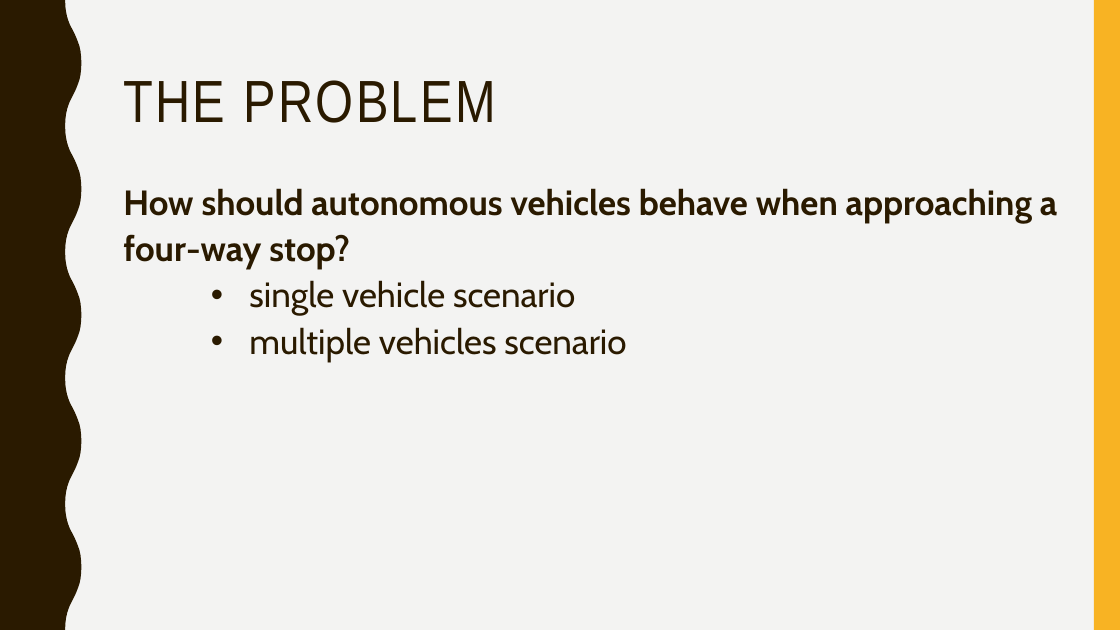
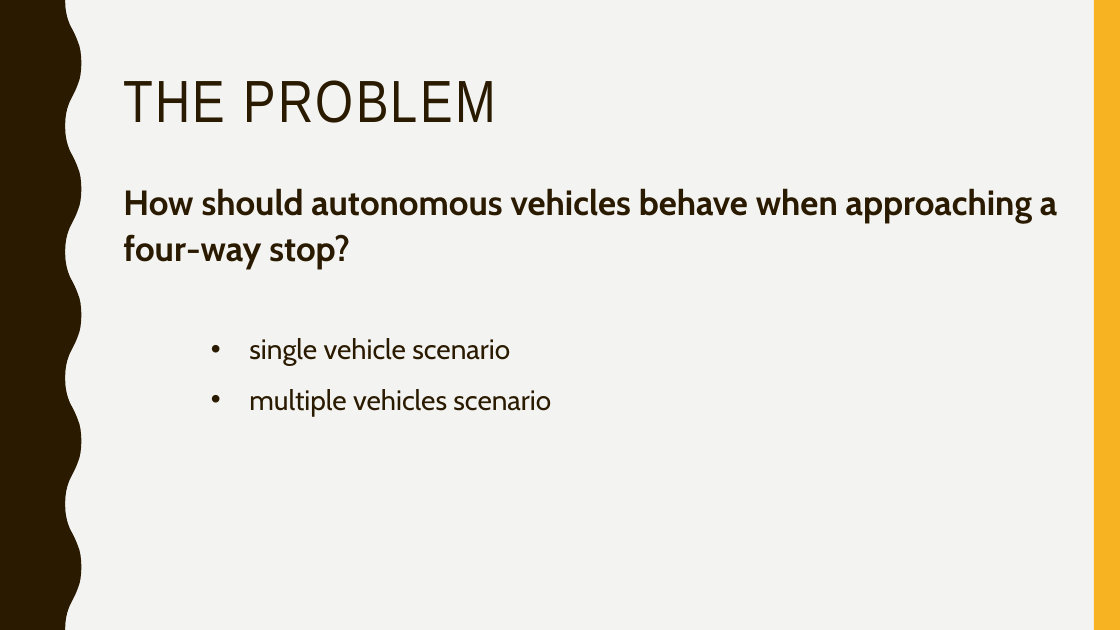
Before and after one commit to jean-lucas/vic, a slide deck: slide 2 of Presentation/Vehicle Intersection Control Presentation.pptx. Drawn at 1120x630 pixels with LibreOffice and Linux fonts; fonts in the diff are those of the drawing. Boxes give left, top, right and bottom in pixels: in the first picture for what was removed or moved away, otherwise in the second. Text is boxed around its words. In the diff, an @@ line names an element or a change of style, - is before the commit and + after.

```diff
--- a/Presentation/Vehicle Intersection Control Presentation.pptx
+++ b/Presentation/Vehicle Intersection Control Presentation.pptx
@@ text at (249,338,551,416): size 30 to 24 pt in "single vehicle scenario", "multiple vehicles scenario"; line spacing 1.1 to 1.5 @@
```
Also in this commit, not shown: 5 other slides changed, 3 slides added, 2 slides removed, 2 other files.
